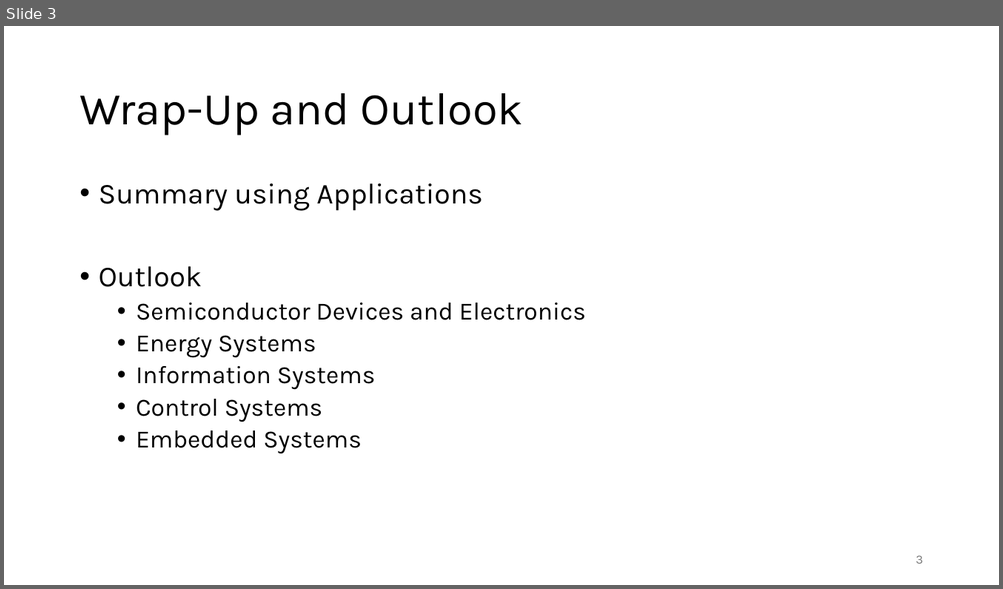
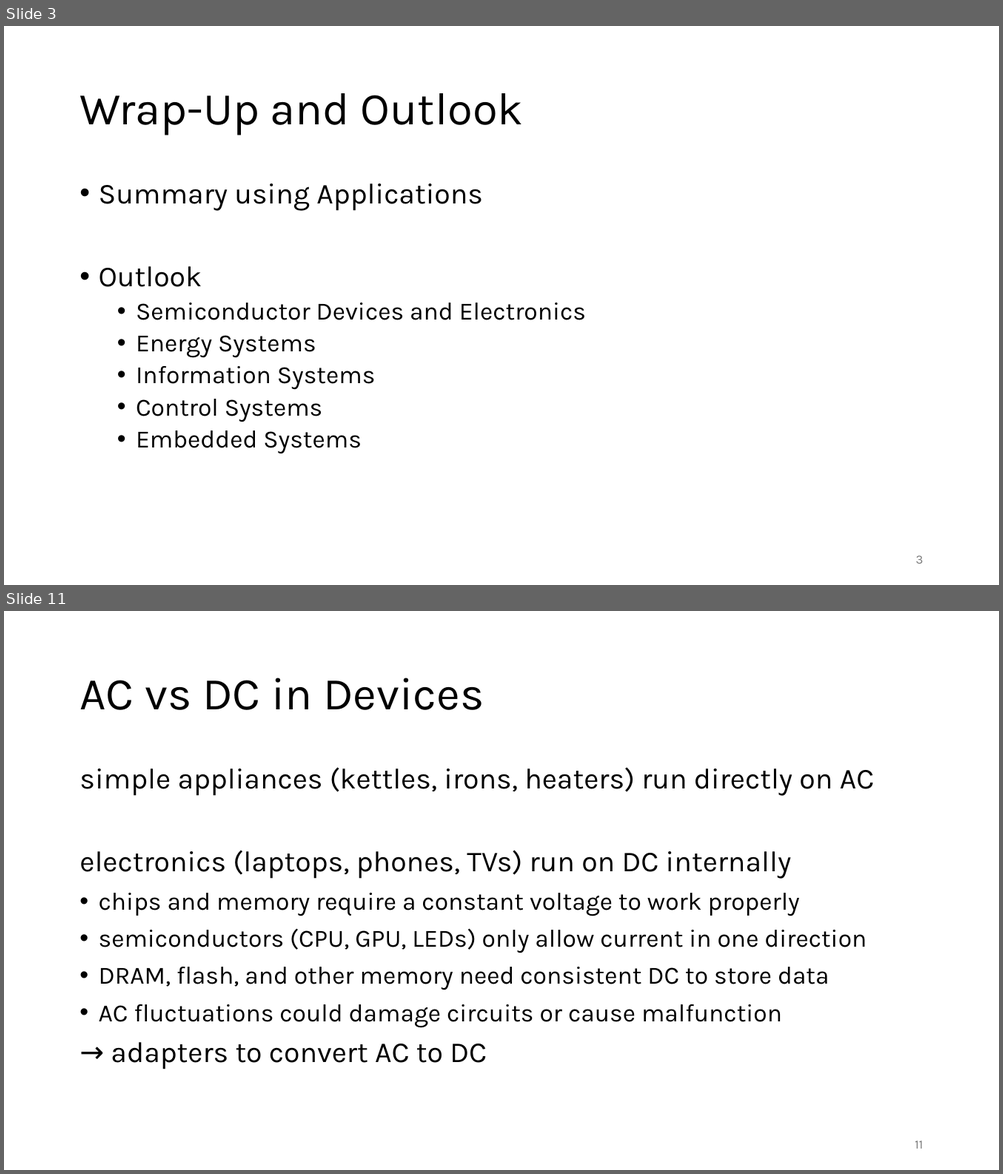
Before and after one commit to FelixWick/intro_electrical_eng, a slide deck: slides/5_outlook.pptx. Shown one above the other, each under a label of ours: slide 3 before the commit, slides 3 and 11 after it; the slides between them are not shown. The pictures are 1003x589 and 1003x1174 pixels, drawn with LibreOffice and Linux fonts; fonts in the diff are those of the drawing. Boxes give left, top, right and bottom in pixels: in the first picture for what was removed or moved away, otherwise in the second. Text is boxed around its words. In the diff, an @@ line names an element or a change of style, - is before the commit and + after.

```diff
--- a/slides/5_outlook.pptx
+++ b/slides/5_outlook.pptx
@@ slide 11 added at box(4, 611, 999, 1170), background #FFFFFF @@
@@ title added at box(79, 678, 484, 710), 44 pt, text #000000 @@
+AC vs DC in Devices
@@ text added at box(79, 767, 874, 1070), 24 pt, text #000000 @@
+simple appliances (kettles, irons, heaters) run directly on AC
+electronics (laptops, phones, TVs) run on DC internally
+• chips and memory require a constant voltage to work properly
+• semiconductors (CPU, GPU, LEDs) only allow current in one direction
+• DRAM, flash, and other memory need consistent DC to store data
+• AC fluctuations could damage circuits or cause malfunction
+→ adapters to convert AC to DC
@@ page number added at box(914, 1141, 922, 1149), 12 pt, text #797979 @@
+11
```
Also in this commit, not shown: 8 slides changed, 5 other slides added, 2 slides removed, 1 other file.
